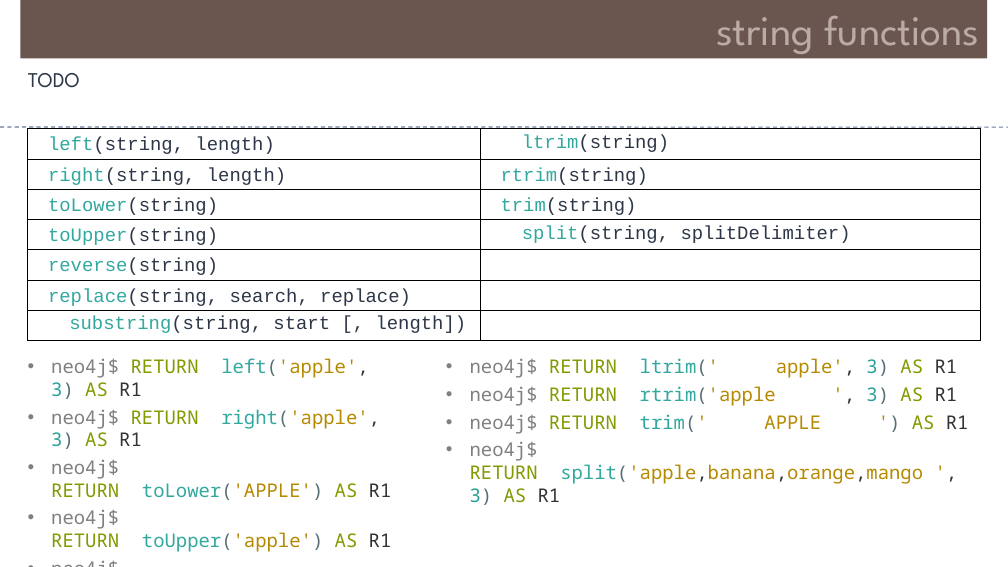
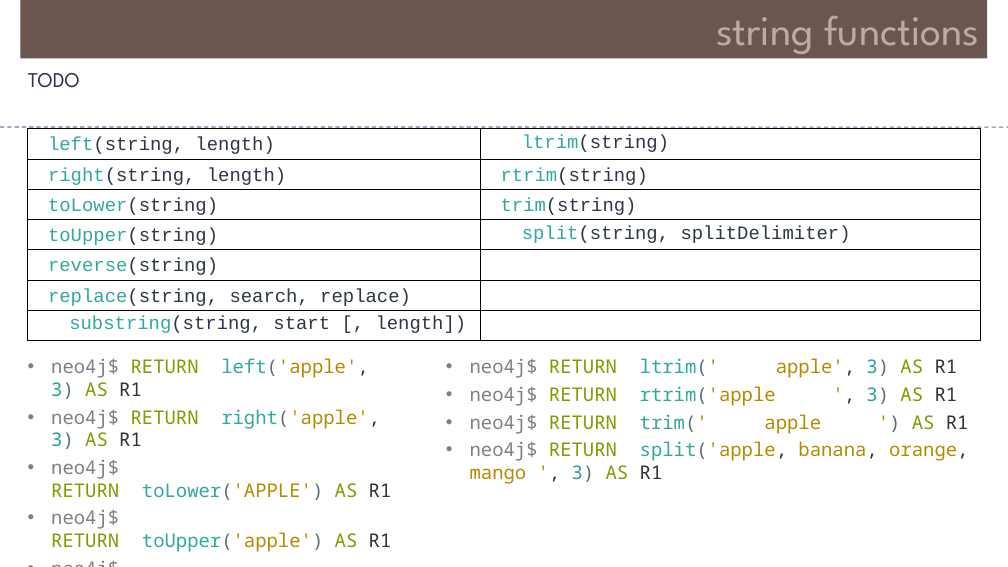
Before and after one commit to Saleel-Bagde/PPT-s, a slide deck: slide 25 of Neo4j.pptx. Drawn at 1008x567 pixels with LibreOffice and Linux fonts; fonts in the diff are those of the drawing. Boxes give left, top, right and bottom in pixels: in the first picture for what was removed or moved away, otherwise in the second. Text is boxed around its words. In the diff, an @@ line names an element or a change of style, - is before the commit and + after.

```diff
--- a/Neo4j.pptx
+++ b/Neo4j.pptx
@@ text at (470,414,969,484): text changed @@
-• neo4j$ RETURN trim(' APPLE ') AS R1
-• neo4j$ RETURN split('apple,banana,orange,mango ', 3) AS R1
+• neo4j$ RETURN trim(' apple ') AS R1
+• neo4j$ RETURN split('apple, banana, orange, mango ', 3) AS R1
```
Also in this commit, not shown: 8 other slides changed, 1 slide added.
